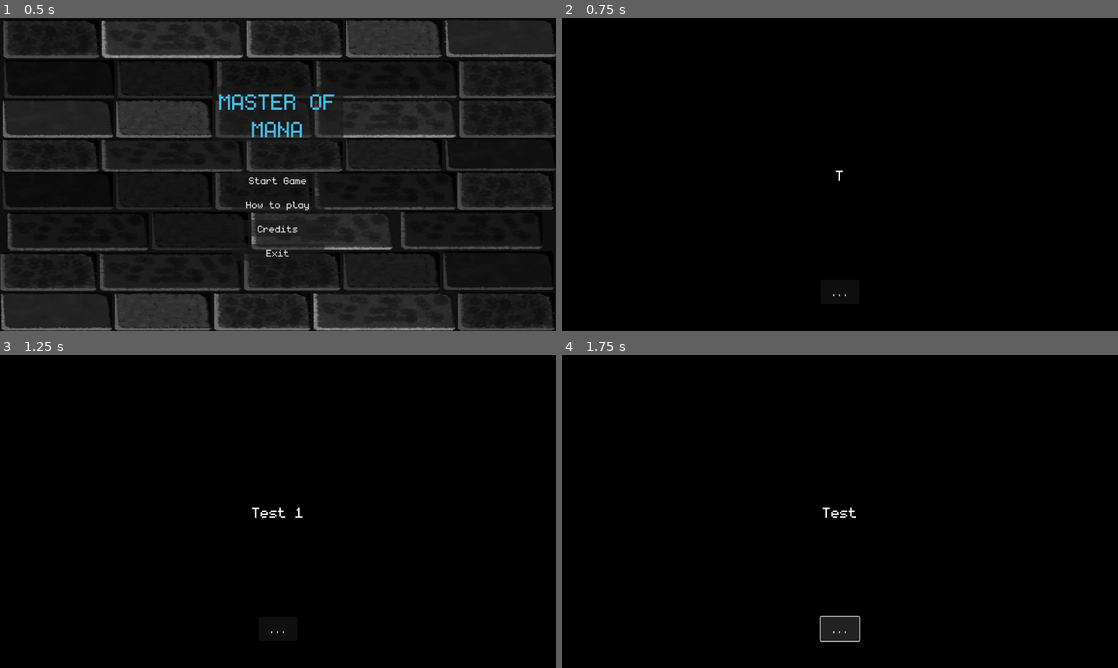
Above: before the commit, frames 1-4 (two rows, left to right).
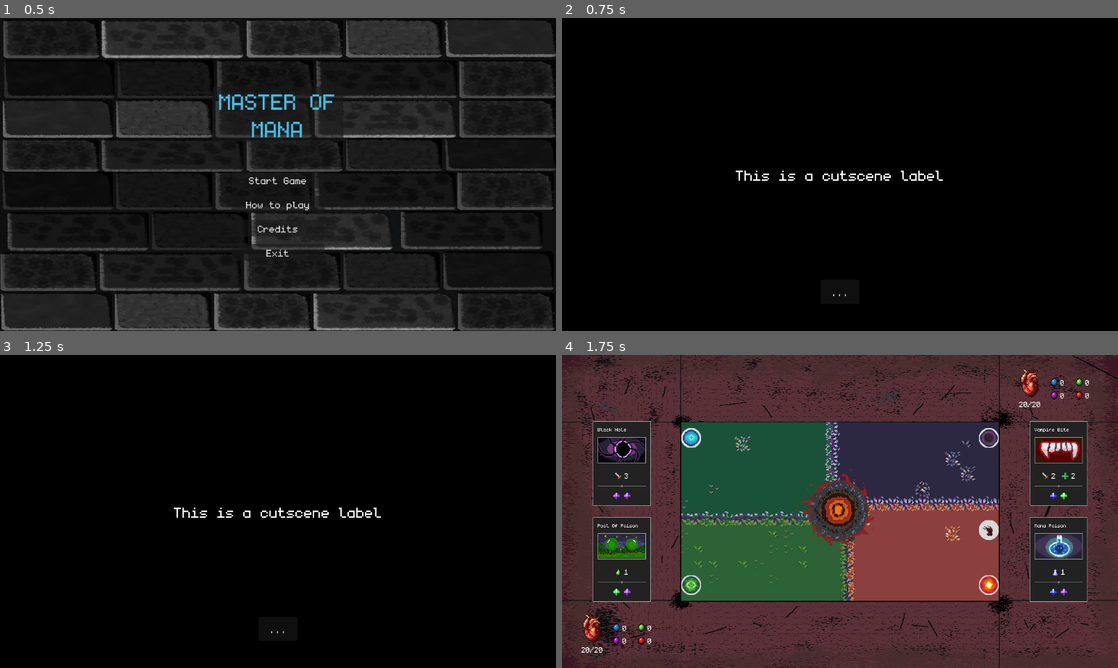
Above: after the commit, the same moments.

Repository: Juanxpeke/GD-BR2024
Game: Godot game, scene res://Core/GUI/MainMenu/main_menu.tscn
Same seed, same stepped clock (60 frames per second), same inputs: the game is played once before the commit and once after it. The engine's default icon, where the game draws it, is replaced by a stand-in: a white triangle on a blue panel in a dark square. Sound files missing from this copy of the repository are replaced by a short silence.
Inputs:
- Up to frame 1 (0.5 s): no input
- Up to frame 2 (0.75 s): click "Start Game" at 0.5 s
- Up to frame 3 (1.25 s): no input
- Up to frame 4 (1.75 s): click "..." at 1.25 s

Frame 1 is identical in both runs. In frame 2, 0.4% of the frame differs, in the area x 31-69%, y 48-52%; in frame 3, 0.4%; in frame 4, 98%, in the area x 0-100%, y 0-100%.

Commit message:
Debugged cutscene component

Diff:
--- a/Core/GUI/Cutscene/cutscene_component.gd
+++ b/Core/GUI/Cutscene/cutscene_component.gd
@@ -43,4 +43,5 @@
 func start() -> void:
 	show()
 
-	cutscene_label.set_cutscene_resource(cutscene_resources[current_panel])
+	if not cutscene_resources.is_empty():
+		cutscene_label.set_cutscene_resource(cutscene_resources[current_panel])
--- a/Core/GUI/Cutscene/cutscene_component.tscn
+++ b/Core/GUI/Cutscene/cutscene_component.tscn
@@ -1,22 +1,7 @@
-[gd_scene load_steps=8 format=3 uid="uid://clu2r6usspr4j"]
+[gd_scene load_steps=5 format=3 uid="uid://clu2r6usspr4j"]
 
 [ext_resource type="Script" path="res://Core/GUI/Cutscene/cutscene_component.gd" id="1_dhyly"]
 [ext_resource type="Script" path="res://Core/GUI/Cutscene/cutscene_label.gd" id="2_3ckje"]
-[ext_resource type="Script" path="res://Core/GUI/Cutscene/cutscene_resource.gd" id="2_uam5p"]
-
-[sub_resource type="Resource" id="Resource_27p6e"]
-script = ExtResource("2_uam5p")
-text = "Test 1 for this component..."
-character_wait_time = 0.1
-character_slow_wait_time = 0.3
-slowdown_threshold = 3
-
-[sub_resource type="Resource" id="Resource_g8vh0"]
-script = ExtResource("2_uam5p")
-text = "Test 2 for this component..."
-character_wait_time = 0.1
-character_slow_wait_time = 0.3
-slowdown_threshold = 3
 
 [sub_resource type="StyleBoxFlat" id="StyleBoxFlat_i8s3i"]
 bg_color = Color(0, 0, 0, 1)
@@ -25,7 +10,6 @@
 
 [node name="CutsceneComponent" type="CanvasLayer"]
 script = ExtResource("1_dhyly")
-cutscene_resources = Array[ExtResource("2_uam5p")]([SubResource("Resource_27p6e"), SubResource("Resource_g8vh0")])
 
 [node name="CutsceneBackground" type="Panel" parent="."]
 anchors_preset = 15
